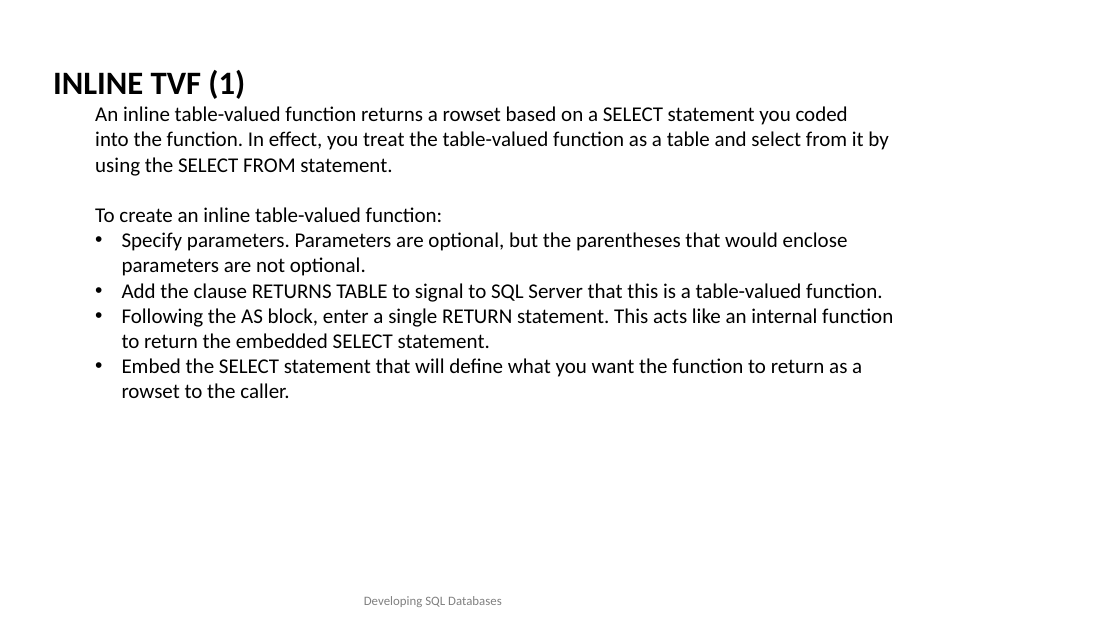
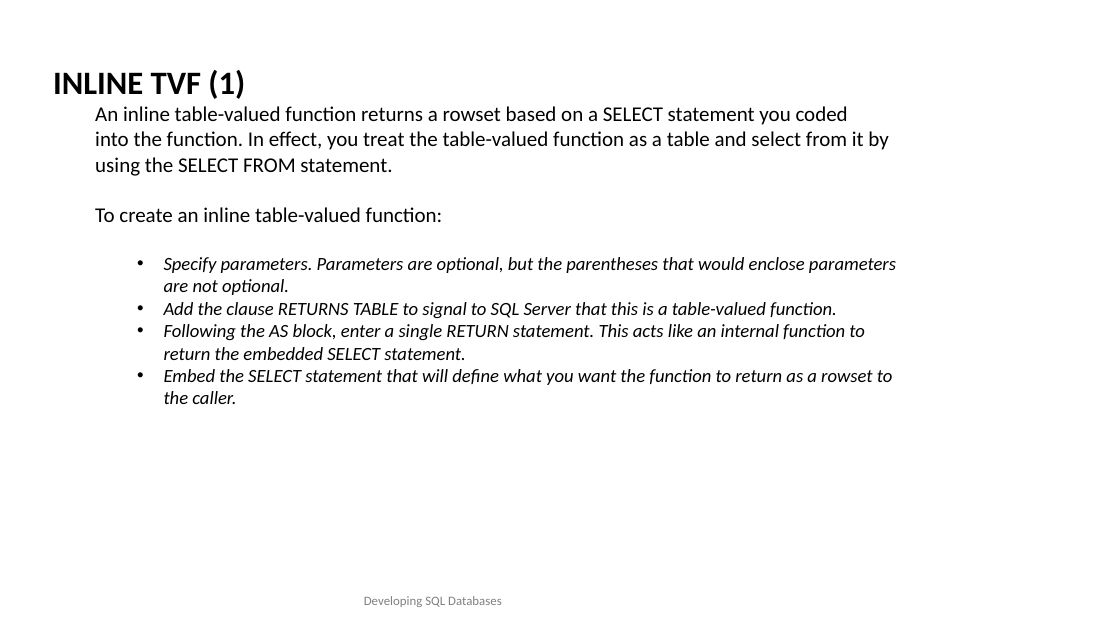
Before and after one commit to TKostyrka/70762DevSQLDB, a slide deck: slide 6 of DEVSQL_16_UDF/DEVSQL_16_UDF.pptx. Drawn at 1120x630 pixels with LibreOffice and Linux fonts; fonts in the diff are those of the drawing. Boxes give left, top, right and bottom in pixels: in the first picture for what was removed or moved away, otherwise in the second. Text is boxed around its words. In the diff, an @@ line names an element or a change of style, - is before the commit and + after.

```diff
--- a/DEVSQL_16_UDF/DEVSQL_16_UDF.pptx
+++ b/DEVSQL_16_UDF/DEVSQL_16_UDF.pptx
@@ text at (164,257,896,404): size 18 to 16 pt, italic on in "Specify parameters. Parameters are optional, but the ...", "Add the clause RETURNS TABLE to signal ...", "Following the AS block, enter a single ...", "Embed the SELECT statement that will define ..."; list level 2 to 3 in "Specify parameters. Parameters are optional, ..."; list level 2 to 3 in "Add the clause RETURNS TABLE ..."; list level 2 to 3 in "Following the AS block, enter ..."; list level 2 to 3 in "Embed the SELECT statement that ..." @@
```
Also in this commit, not shown: 2 other slides changed, 3 slides added, 3 other files.
